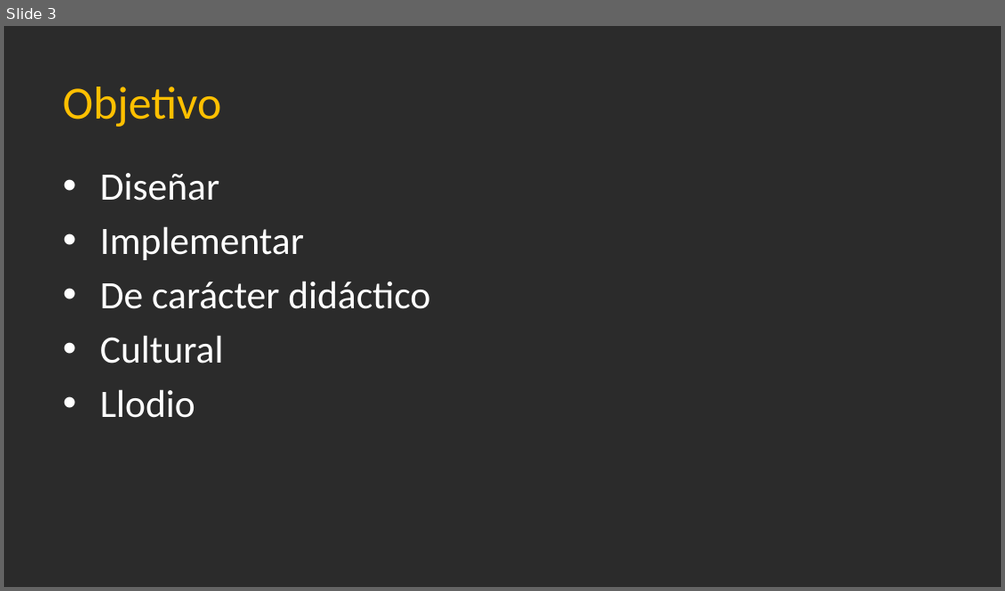
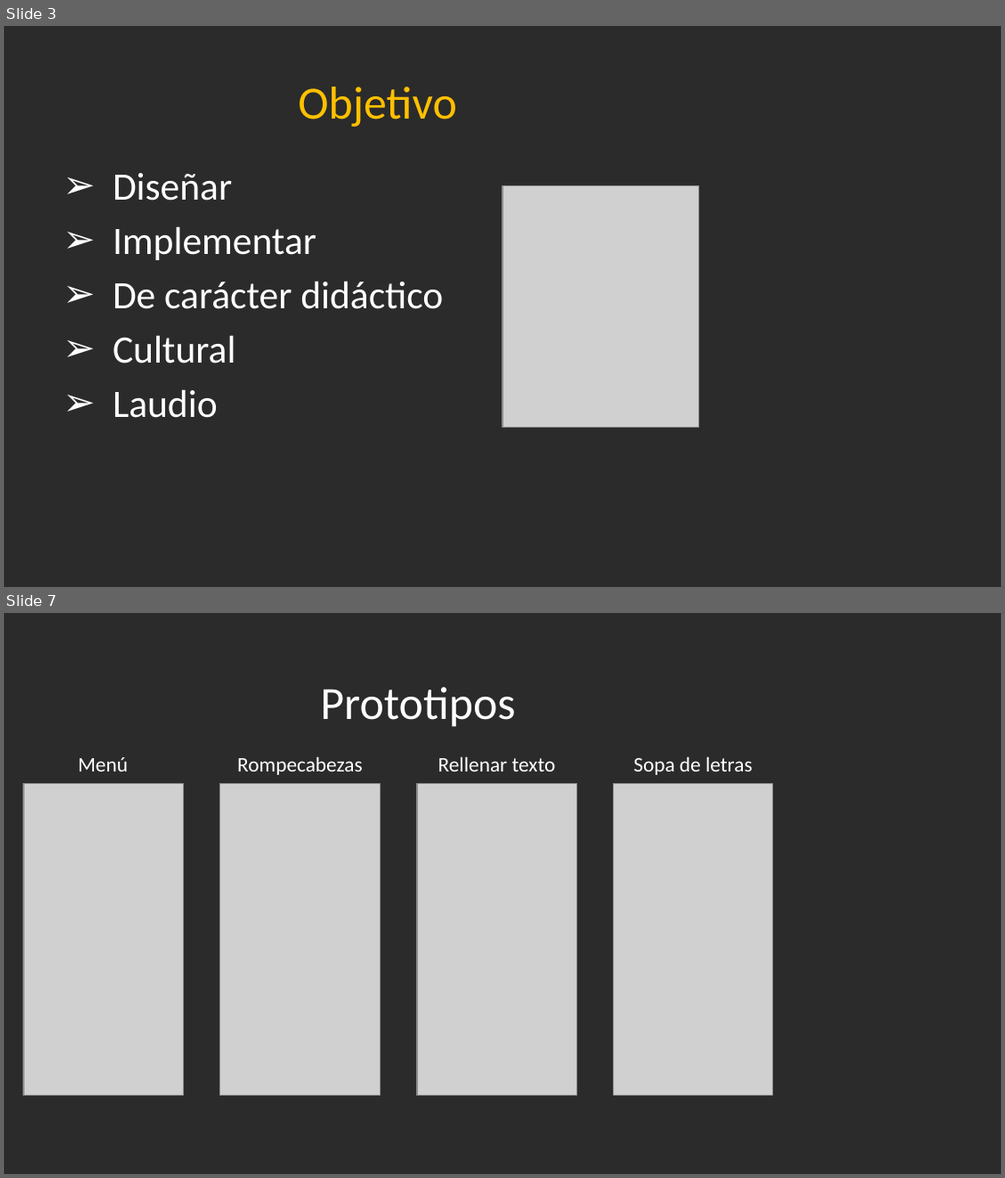
Before and after one commit to Jandycon/PROYECTOAPP, a slide deck: DidaktikApp.pptx. Shown one above the other, each under a label of ours: slide 3 before the commit, slides 3 and 7 after it; the slides between them are not shown. The pictures are 1005x591 and 1005x1178 pixels, drawn with LibreOffice and Linux fonts; fonts in the diff are those of the drawing; grey boxes stand for pictures; background and template pictures are left out; a plain dark background stands for a picture behind light text. Boxes give left, top, right and bottom in pixels: in the first picture for what was removed or moved away, otherwise in the second. Text is boxed around its words. In the diff, an @@ line names an element or a change of style, - is before the commit and + after.

```diff
--- a/DidaktikApp.pptx
+++ b/DidaktikApp.pptx
@@ slide 7 added at box(4, 613, 1001, 1174), background picture (left out) @@
@@ text added at box(320, 687, 515, 727), 33.3 pt, text #FFFFFF @@
+Prototipos
@@ text added at box(78, 757, 128, 771), 15 pt, text #FFFFFF @@
+Menú
@@ text added at box(237, 757, 362, 775), 15 pt, text #FFFFFF @@
+Rompecabezas
@@ text added at box(438, 757, 556, 771), 15 pt, text #FFFFFF @@
+Rellenar texto
@@ text added at box(633, 757, 752, 775), 15 pt, text #FFFFFF @@
+Sopa de letras
@@ picture added at box(24, 784, 184, 1095) @@
@@ picture added at box(220, 784, 380, 1095) @@
@@ picture added at box(417, 784, 576, 1095) @@
@@ picture added at box(613, 784, 771, 1095) @@
@@ slide 3 changed as well @@
@@ text "Objetivo" at box(298, 87, 457, 127): alignment left to centre @@
@@ text at box(113, 173, 443, 363): bullet • to ➢ @@
@@ picture added at box(502, 185, 699, 427) @@
@@ text at box(113, 389, 218, 418): text changed @@
-• Llodio
+➢ Laudio
```
Also in this commit, not shown: 3 other slides changed, 7 other slides added, 1 slide removed.
